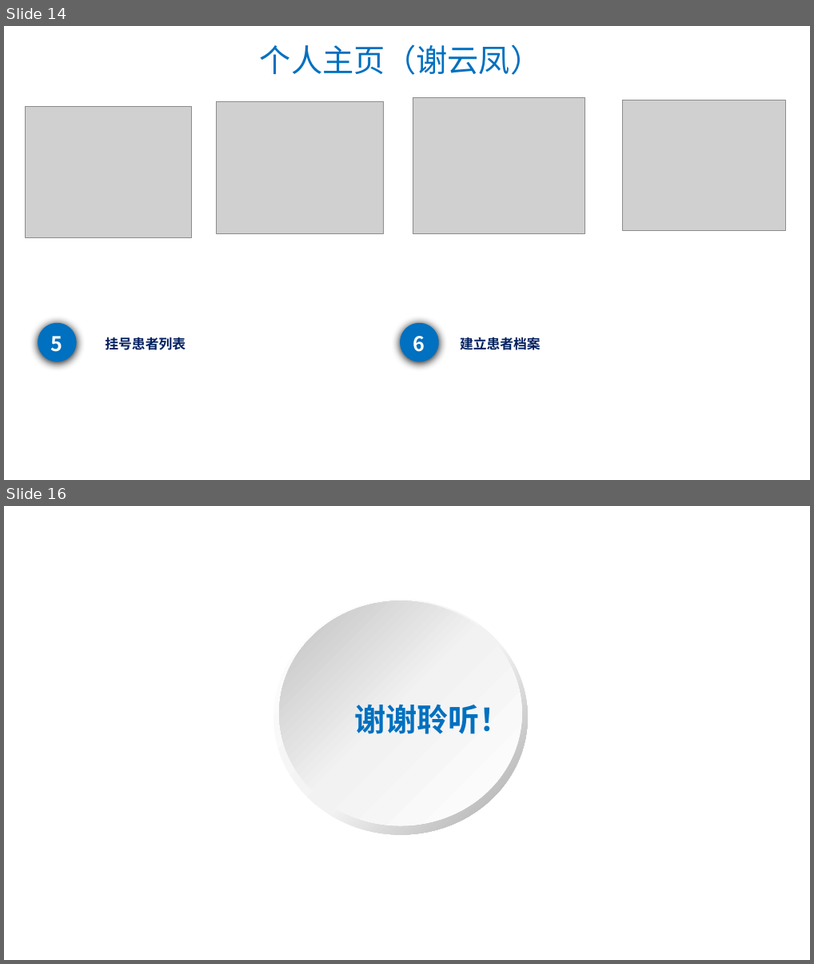
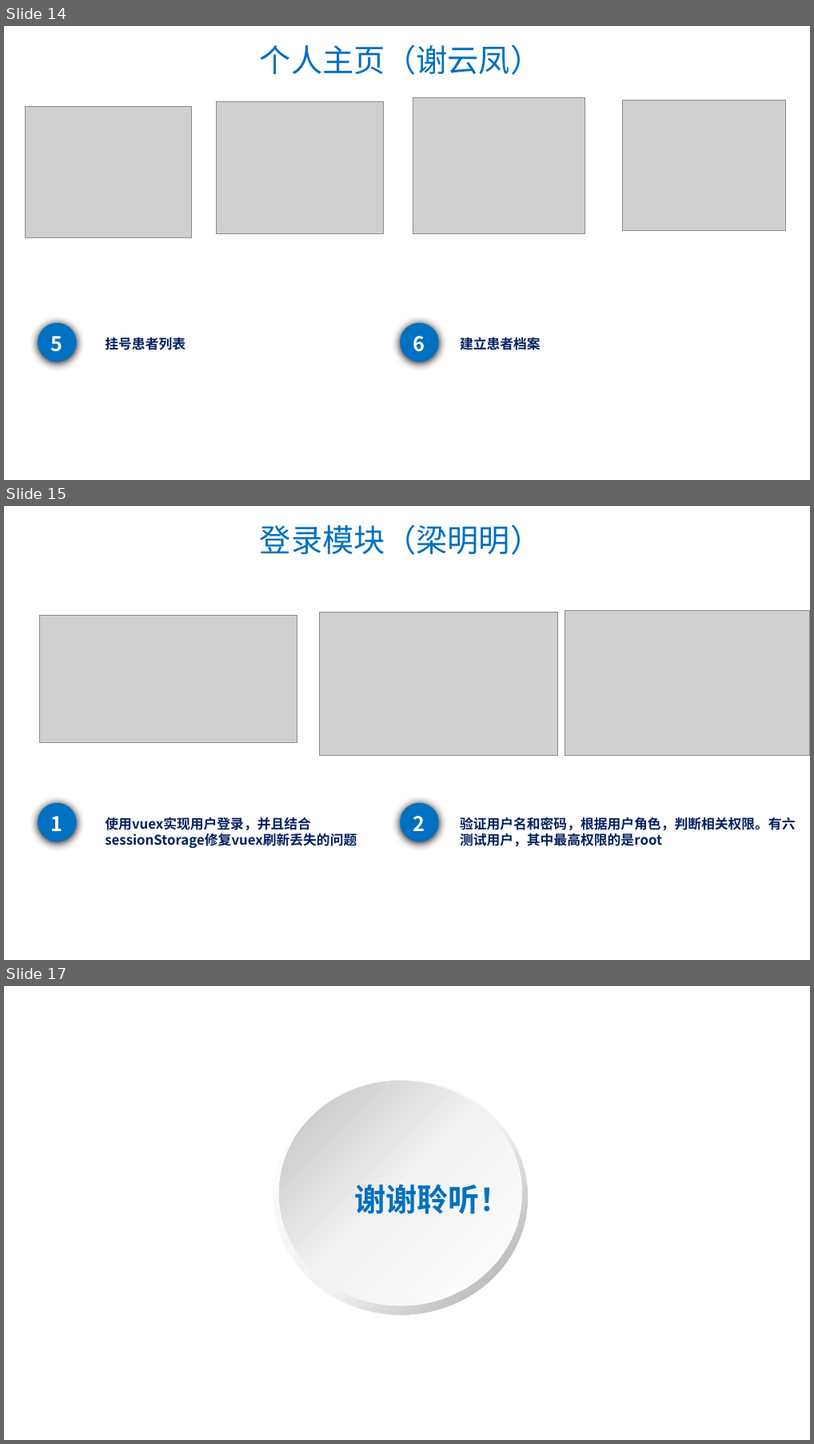
Before and after one commit to HIS0731/his, a slide deck: 文档/项目内文档/安逸医院内部管理系统项目答辩ppt（HIS）.pptx. Shown one above the other, each under a label of ours: slides 14 and 16 before the commit, slides 14, 15 and 17 after it; the slides between them are not shown. The pictures are 814x964 and 814x1444 pixels, drawn with LibreOffice and Linux fonts; fonts in the diff are those of the drawing; grey boxes stand for pictures; background and template pictures are left out. Boxes give left, top, right and bottom in pixels: in the first picture for what was removed or moved away, otherwise in the second. Text is boxed around its words. In the diff, an @@ line names an element or a change of style, - is before the commit and + after.

```diff
--- a/文档/项目内文档/安逸医院内部管理系统项目答辩ppt（HIS）.pptx
+++ b/文档/项目内文档/安逸医院内部管理系统项目答辩ppt（HIS）.pptx
@@ slide 15 added at <box>4,506,810,960</box>, background picture (left out) @@
@@ text added at <box>260,524,542,555</box>, 28 pt, text #0070C0 @@
+登录模块（梁明明）
@@ picture added at <box>39,616,298,742</box> @@
@@ picture added at <box>319,612,558,756</box> @@
@@ picture added at <box>566,610,810,755</box> @@
@@ ellipse added at <box>38,803,77,841</box>, fill #0070C0, 18 pt, text #FFFFFF, bold @@
+1
@@ text added at <box>105,816,357,848</box>, 12 pt, text #002060, bold @@
+使用vuex实现用户登录，并且结合sessionStorage修复vuex刷新丢失的问题
@@ ellipse added at <box>400,803,438,841</box>, fill #0070C0, 18 pt, text #FFFFFF, bold @@
+2
@@ text added at <box>460,816,796,846</box>, 12 pt, text #002060, bold @@
+验证用户名和密码，根据用户角色，判断相关权限。有六测试用户，其中最高权限的是root
@@ what was slide 16 is now slide 17 @@
```
Also in this commit, not shown: 1 other slide added, 1 slide removed, 1 other file.
